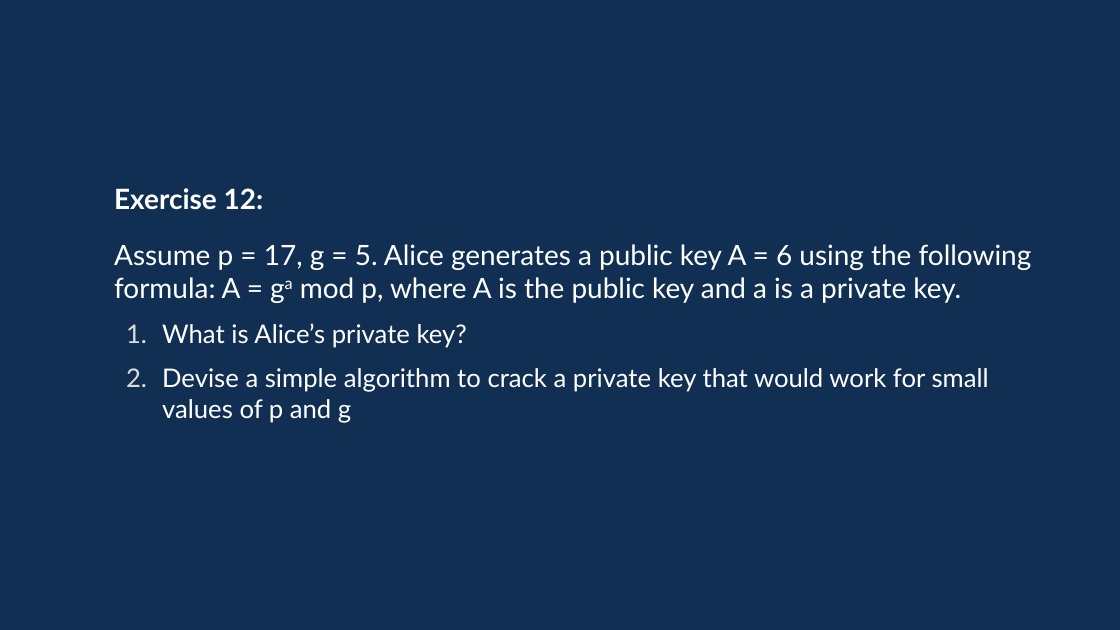
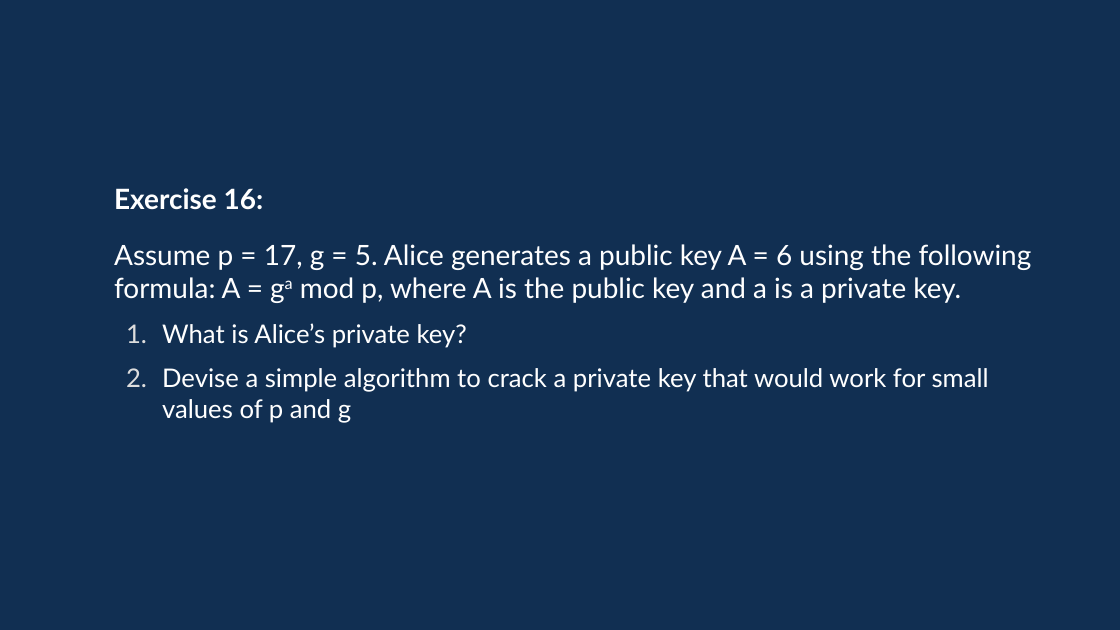
Before and after one commit to davidgundry/maths22-23, a slide deck: slide 83 of slides/maths-2-modular-arithmetic.odp (slide 74 before the commit). Drawn at 1120x630 pixels with LibreOffice and Linux fonts; fonts in the diff are those of the drawing. Boxes give left, top, right and bottom in pixels: in the first picture for what was removed or moved away, otherwise in the second. Text is boxed around its words. In the diff, an @@ line names an element or a change of style, - is before the commit and + after.

```diff
--- a/slides/maths-2-modular-arithmetic.odp
+++ b/slides/maths-2-modular-arithmetic.odp
@@ text at [114, 188, 264, 210]: text changed @@
-Exercise 12:
+Exercise 16:
```
Also in this commit, not shown: 11 other slides changed, 9 slides added, 3 other files.
